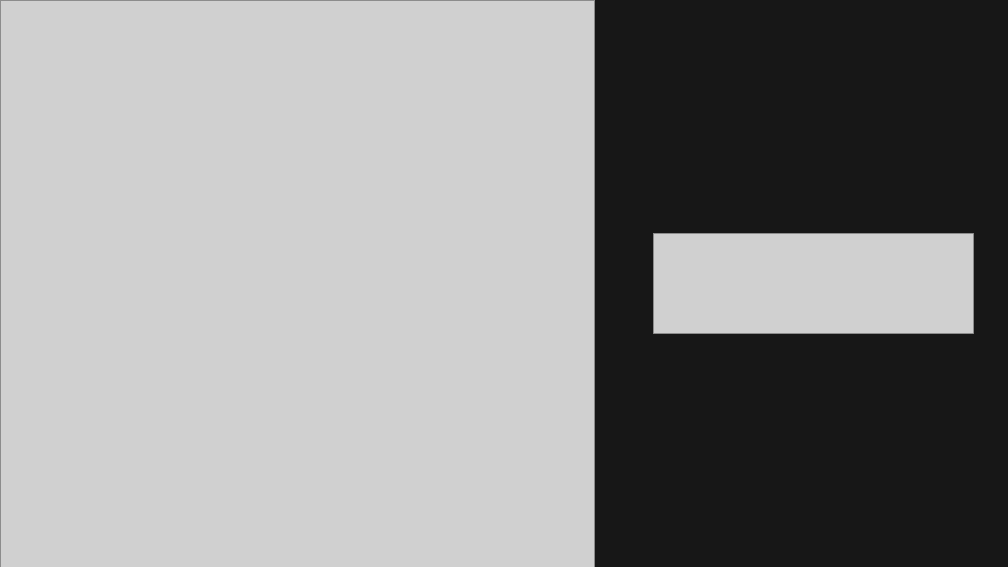
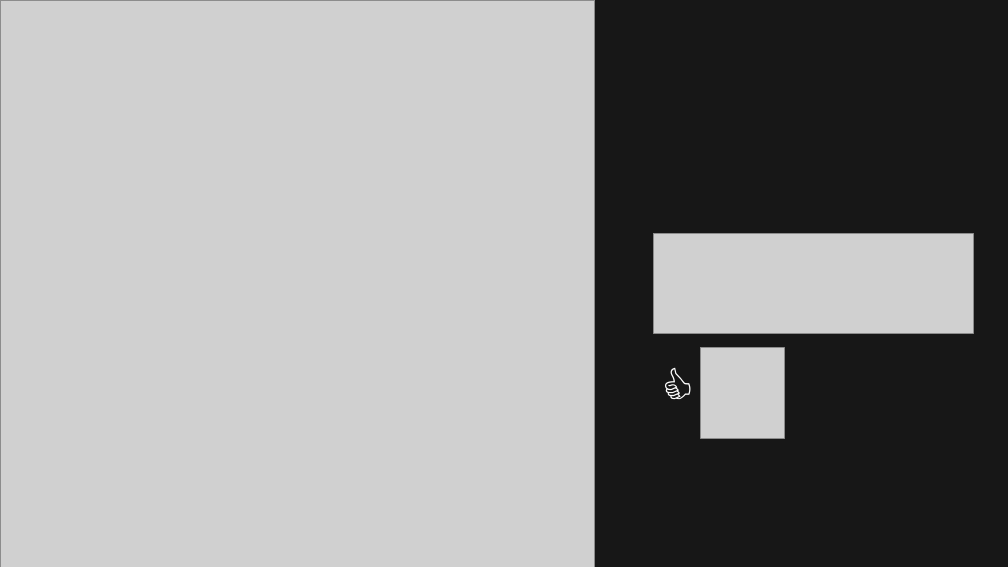
Before and after one commit to ReubenBond/presentations, a slide deck: slide 10 of CodeGen2018/Slides.pptx. Drawn at 1008x567 pixels with LibreOffice and Linux fonts; fonts in the diff are those of the drawing; grey boxes stand for pictures. Boxes give left, top, right and bottom in pixels: in the first picture for what was removed or moved away, otherwise in the second. Text is boxed around its words. In the diff, an @@ line names an element or a change of style, - is before the commit and + after.

```diff
--- a/CodeGen2018/Slides.pptx
+++ b/CodeGen2018/Slides.pptx
@@ text added at <box>653,352,743,420</box>, 48 pt, text #FFFFFF @@
+👍
@@ picture added at <box>701,348,784,439</box> @@
```
Also in this commit, not shown: 1 other slide changed, 1 slide added, 1 slide removed, 3 other files.
